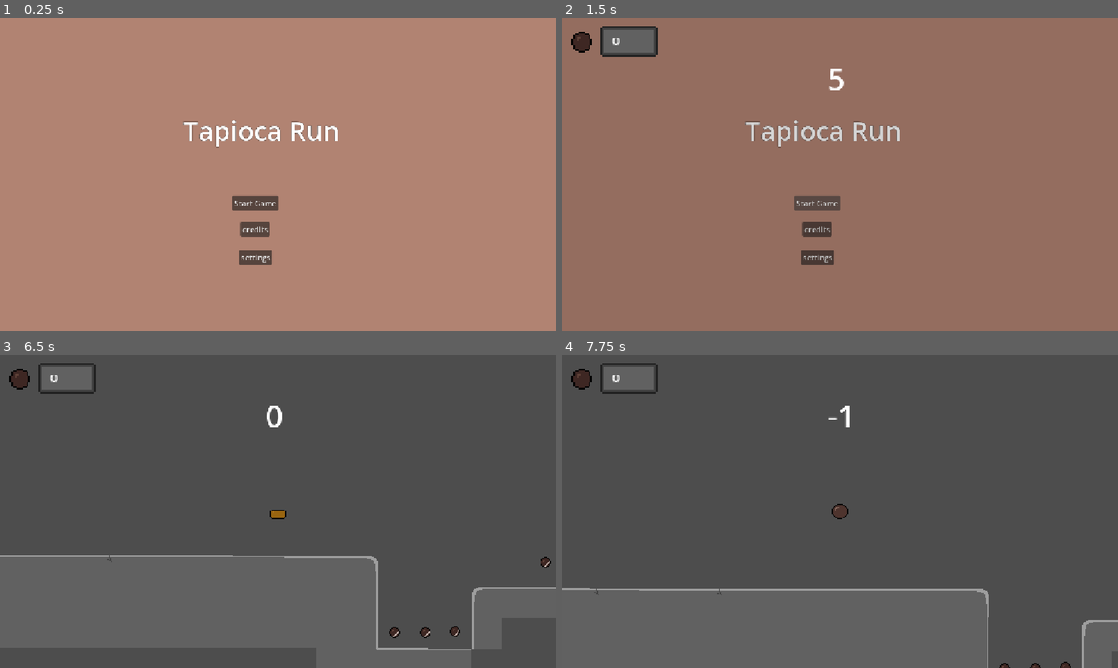
Above: before the commit, frames 1-4 (two rows, left to right).
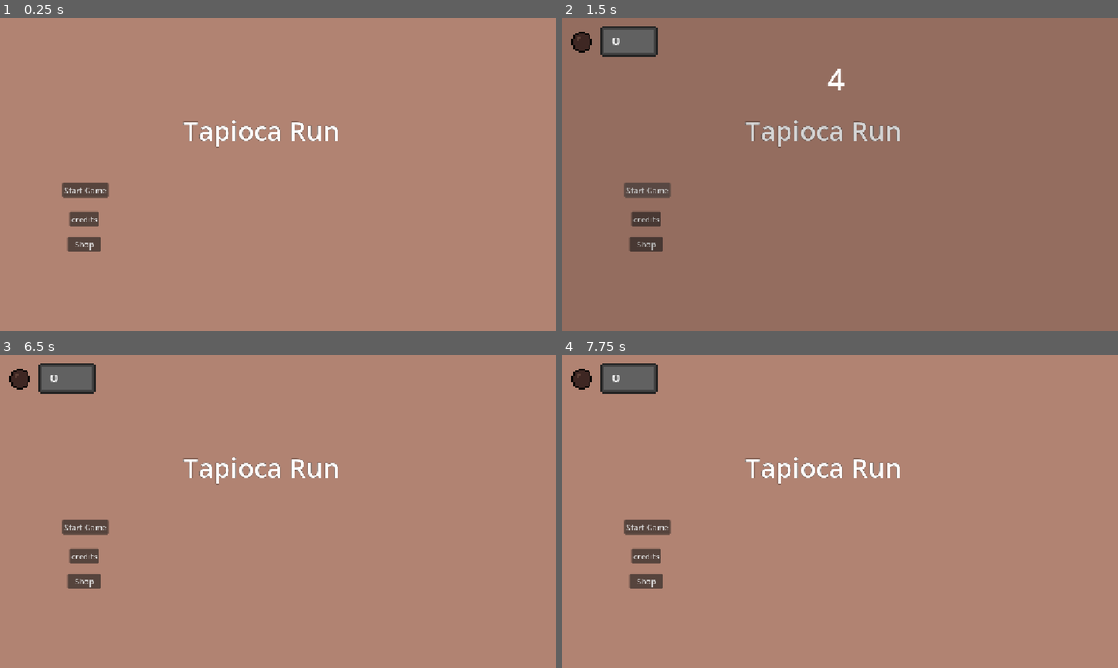
Above: after the commit, the same moments.

Repository: Adi-Ari-17/tapioca-run
Game: Godot game, scene res://scenes/main.tscn
Same seed, same stepped clock (60 frames per second), same inputs: the game is played once before the commit and once after it.
Inputs:
- Up to frame 1 (0.25 s): no input
- Up to frame 2 (1.5 s): click "settings" (after the commit: "Shop") at 0.5 s; click "Start Game" at 1.25 s
- Up to frame 3 (6.5 s): click "Start Game" at 2 s; hold Right (right) 2.78-4.28 s; tap Up (up) at 3.02, 3.77, 5.27, 6.02 s; hold Left (left) 4.28-5.03 s; hold Right (right) from 5.03 s (still down)
- Up to frame 4 (7.75 s): release Right (right) at 6.53 s; hold Left (left) 6.53-7.28 s; tap Up (up) at 6.77 s; hold Right (right) from 7.28 s (still down)

The runs differ from the first frame. In frame 1, 1.9% of the frame differs, in the area x 11-51%, y 52-79%; in frame 2, 2.0%; in frame 3, 98%, in the area x 0-100%, y 0-100%; in frame 4, 98%.

Commit message:
shop and other fixes

Diff:
--- /dev/null
+++ b/tapioca-run/Shop.gd
@@ -0,0 +1,8 @@
+extends CanvasLayer
+
+
+
+func _on_countdown_pressed() -> void:
+	if GameManager.coins >= 5:
+		GameManager.coins -= 5
+		GameManager.countdown += 5
--- a/tapioca-run/countdown.gd
+++ b/tapioca-run/countdown.gd
@@ -15,7 +15,7 @@
 			GameManager.countdown -= 1
 			label.text = str(GameManager.countdown)
 			if GameManager.countdown <= 0:
-				pass
+				queue_free()
 		_trigger()
 
 func _trigger() -> void:
--- a/tapioca-run/scenes/menu.tscn
+++ b/tapioca-run/scenes/menu.tscn
@@ -21,27 +21,26 @@
 color = Color(0.69409156, 0.5130105, 0.44803417, 1)
 
 [node name="start" type="Button" parent="CanvasLayer" unique_id=1798391521]
-offset_left = 481.0
-offset_top = 368.0
-offset_right = 577.0
-offset_bottom = 399.0
+offset_left = 129.0
+offset_top = 341.0
+offset_right = 225.0
+offset_bottom = 372.0
 text = "Start Game"
 
 [node name="credits" type="Button" parent="CanvasLayer" unique_id=1501865723]
-offset_left = 498.0
-offset_top = 422.0
-offset_right = 559.0
-offset_bottom = 453.0
+offset_left = 144.0
+offset_top = 401.0
+offset_right = 205.0
+offset_bottom = 432.0
 text = "credits
 "
 
 [node name="settings" type="Button" parent="CanvasLayer" unique_id=944355835]
-offset_left = 495.0
-offset_top = 480.0
-offset_right = 564.0
-offset_bottom = 511.0
-text = "settings
-"
+offset_left = 140.0
+offset_top = 453.0
+offset_right = 209.0
+offset_bottom = 484.0
+text = "Shop"
 
 [node name="Label" type="Label" parent="CanvasLayer" unique_id=1941178479]
 offset_left = 380.0
--- /dev/null
+++ b/tapioca-run/scenes/shop.tscn
@@ -0,0 +1,53 @@
+[gd_scene format=3 uid="uid://cx3vv8aw2mirp"]
+
+[ext_resource type="Script" uid="uid://biw1ogn457f1r" path="res://Shop.gd" id="1_lx5au"]
+
+[sub_resource type="LabelSettings" id="LabelSettings_xfvoa"]
+font_size = 55
+outline_size = 2
+outline_color = Color(0, 0, 0, 1)
+
+[node name="shop" type="Node2D" unique_id=1761433747]
+
+[node name="CanvasLayer" type="CanvasLayer" parent="." unique_id=93764978]
+script = ExtResource("1_lx5au")
+
+[node name="ColorRect" type="ColorRect" parent="CanvasLayer" unique_id=1258653488]
+anchors_preset = 15
+anchor_right = 1.0
+anchor_bottom = 1.0
+grow_horizontal = 2
+grow_vertical = 2
+color = Color(0.69409156, 0.5130105, 0.44803417, 1)
+metadata/_edit_use_anchors_ = true
+
+[node name="countdown" type="Button" parent="CanvasLayer" unique_id=1999365787]
+offset_left = 177.0
+offset_top = 221.0
+offset_right = 364.0
+offset_bottom = 340.0
+text = "Countdown"
+
+[node name="Pearl" type="Button" parent="CanvasLayer" unique_id=2065725093]
+offset_left = 175.0
+offset_top = 410.0
+offset_right = 359.0
+offset_bottom = 525.0
+text = "New Pearl"
+
+[node name="idk" type="Button" parent="CanvasLayer" unique_id=962100626]
+offset_left = 563.0
+offset_top = 223.0
+offset_right = 740.0
+offset_bottom = 340.0
+text = "idk"
+
+[node name="Label" type="Label" parent="CanvasLayer" unique_id=1937225955]
+offset_left = 97.0
+offset_top = 64.0
+offset_right = 421.0
+offset_bottom = 140.0
+text = "Shop"
+label_settings = SubResource("LabelSettings_xfvoa")
+
+[connection signal="pressed" from="CanvasLayer/countdown" to="CanvasLayer" method="_on_countdown_pressed"]
--- a/tapioca-run/scripts/GameManager.gd
+++ b/tapioca-run/scripts/GameManager.gd
@@ -4,5 +4,7 @@
 var current_level: String = "res://scenes/level_1.tscn"
 var spawn_pos: Vector2 = Vector2(0, 0)
 var coins: int = 0
-var countdown: int = 6
+var countdown: int = 0
+var count: int = 11
 var countstart: bool = false
+var menu: bool = false
--- a/tapioca-run/scripts/main.gd
+++ b/tapioca-run/scripts/main.gd
@@ -17,6 +17,11 @@
 		hud.hide()
 	load_menu()
 
+
+func _physics_process(delta: float) -> void:
+	if GameManager.menu:
+		GameManager.menu = false
+		load_menu()
 
 func load_menu() -> void:
 	var menu_scene = load("res://scenes/menu.tscn").instantiate()
--- a/tapioca-run/scripts/menu.gd
+++ b/tapioca-run/scripts/menu.gd
@@ -5,7 +5,7 @@
 
 func _on_start_pressed() -> void:
 	game_start.emit()
-
+	GameManager.countdown = 5
 func _on_credits_pressed() -> void:
 	pass # Replace with function body.
 
--- a/tapioca-run/scripts/player.gd
+++ b/tapioca-run/scripts/player.gd
@@ -35,6 +35,8 @@
 		elif state == "sugar":
 			state = "normal"
 
+	if GameManager.countdown <= 0:
+		GameManager.menu = true
 	move_and_slide()
 
 func _on_animation_finished(anim_name: StringName) -> void:
Not shown, added: tapioca-run/Shop.gd.uid
